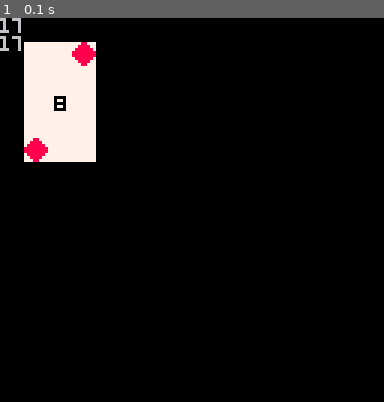
Above: before the commit, frame 1.
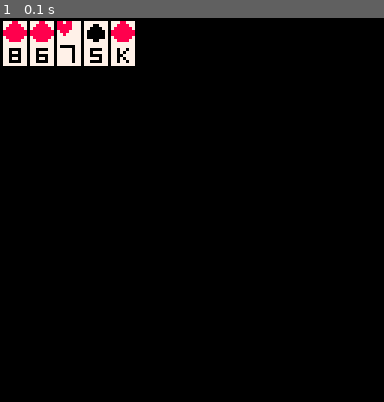
Above: after the commit, the same moment.

Repository: BertrandHustle/place_your_bets
Game: PICO-8 cartridge place_your_bets.p8
Two runs of this game, one before a commit and one after it. Both use one fixed random seed, a clock stepped at 60 frames per second and the inputs below.
Inputs:
- Up to frame 1 (0.1 s): no input

The runs differ from the first frame. In frame 1, 7.4% of the frame differs, in the area x 0-36%, y 0-38%.

Commit message:
rendering hand works

Diff:
--- a/main.lua
+++ b/main.lua
@@ -17,27 +17,23 @@
 18,1 18,9 18,18
 --]]
 
-function draw_card()
+function draw_card(init_x, init_y)
   	local card = rnd(deck)
-  	for col=1, 3 do
-    	for row=1, 5 do
-      		if (col == 3 and row == 1) or (col == 1 and row == 5) then
-        		sprite_index = suit_mappings[card.suit]
-				print(suit_mappings[card.suit])
-	  		elseif col == 2 and row == 3 then
-				sprite_index = card.val
-			else
-				sprite_index = 0
-			end
-			spr(sprite_index, col*8, row*8)
-		end
+	spr(suit_mappings[card.suit], init_x, init_y)
+	spr(card.val, init_x, init_y*8)
+end
+
+function draw_hand(init_x, init_y)
+	for i=1,5 do
+		draw_card(init_x, init_y)
+		init_x += 9
 	end
 end
 
 function _init()
 	cls()
 	create_deck()
-	draw_card()
+	draw_hand(1, 1)
 end
 function _update()
 	-- cls()
